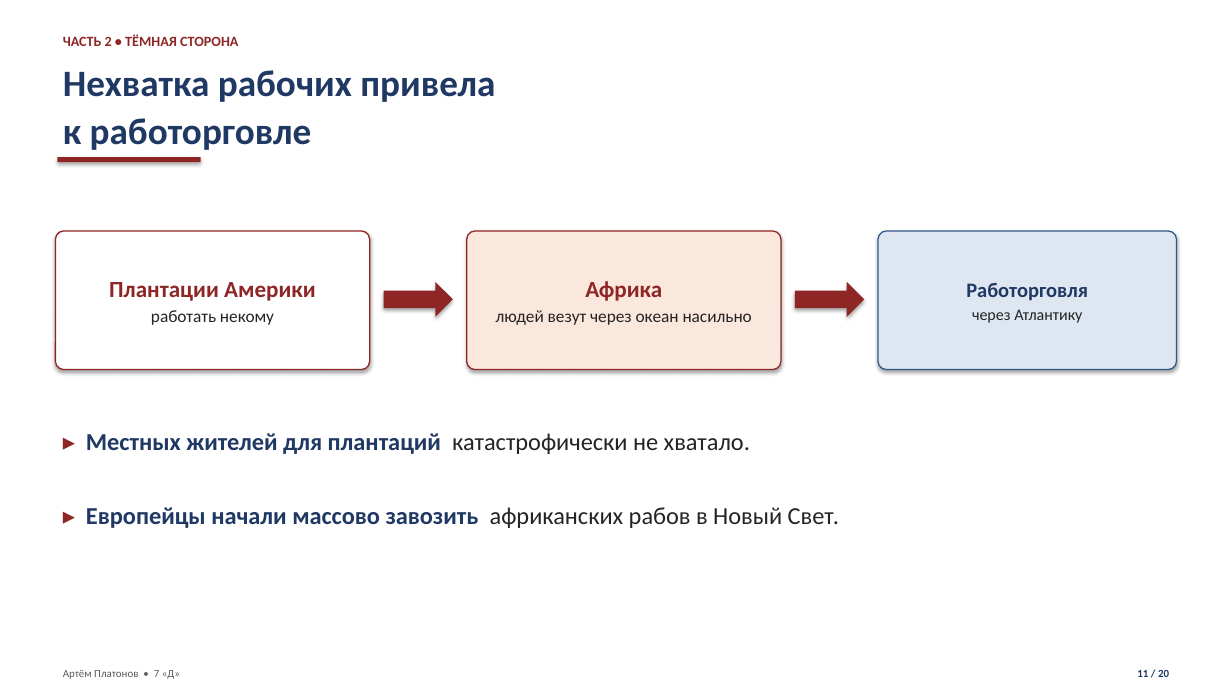
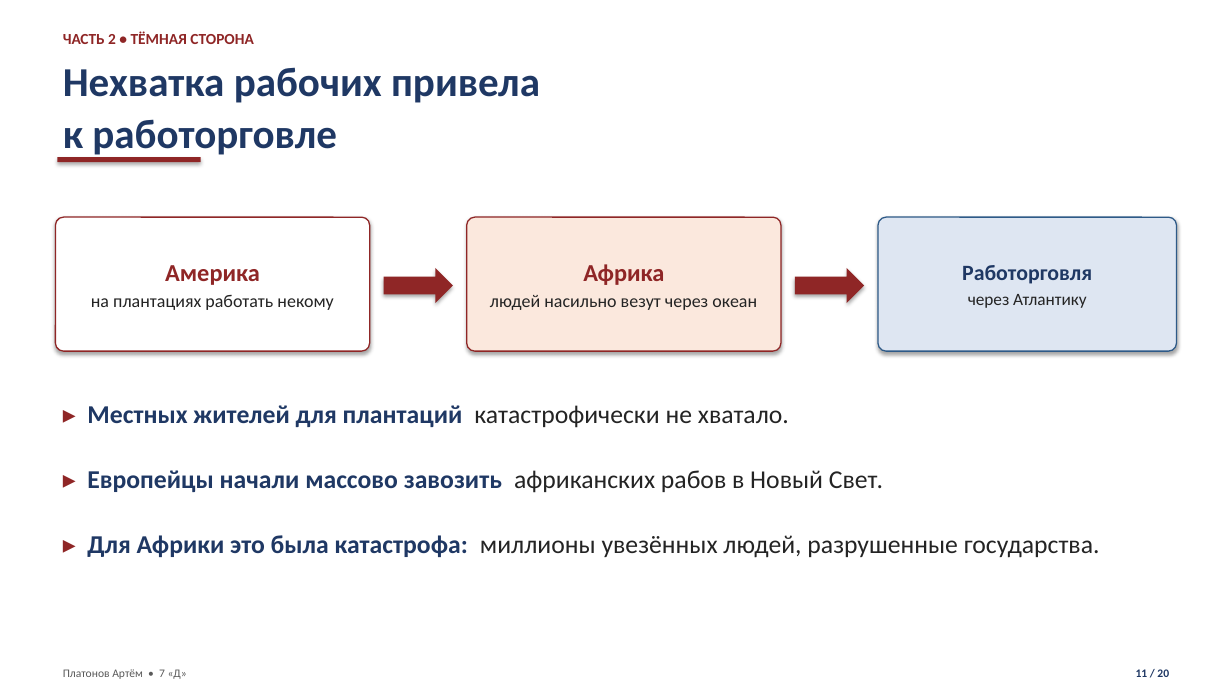
Before and after one commit to Artins200/slide, a slide deck: slide 11 of Великие_географические_открытия_Платонов_Артём_7Д.pptx. Drawn at 1232x693 pixels with LibreOffice and Linux fonts; fonts in the diff are those of the drawing; background and template pictures are left out. Boxes give left, top, right and bottom in pixels: in the first picture for what was removed or moved away, otherwise in the second. Text is boxed around its words. In the diff, an @@ line names an element or a change of style, - is before the commit and + after.

```diff
--- a/Великие_географические_открытия_Платонов_Артём_7Д.pptx
+++ b/Великие_географические_открытия_Платонов_Артём_7Д.pptx
@@ text "ЧАСТЬ 2 • ТЁМНАЯ СТОРОНА" at <box>63,31,253,44</box>: size 11 to 12 pt; line spacing 1.08 to 1.05 @@
@@ text "Нехватка рабочих привела к работорговле" at <box>63,67,540,158</box>: size 29 to 32 pt; line spacing 1.08 to 1.05 @@
@@ rounded rectangle "Америка": place and size @@
-rounded rectangle "Америка" at <box>55,231,370,370</box>
+rounded rectangle "Америка" at <box>55,217,370,351</box>
@@ rounded rectangle "Африка": place and size @@
-rounded rectangle "Африка" at <box>467,231,781,370</box>
+rounded rectangle "Африка" at <box>467,217,781,351</box>
@@ rounded rectangle "Работорговля": place and size @@
-rounded rectangle "Работорговля" at <box>878,231,1177,370</box>
+rounded rectangle "Работорговля" at <box>878,217,1177,351</box>
@@ rounded rectangle "Работорговля" at <box>878,217,1177,351</box>: size 16 to 17 pt in "Работорговля"; size 12.5 to 13.5 pt in "через Атлантику"; line spacing 1 to 1.05 @@
@@ text in rounded rectangle at <box>91,265,333,310</box>: text changed; size 18 to 14 pt; text colour #8F2626 to #242424; bold off @@
-Плантации Америки
-работать некому
+Америка
+на плантациях работать некому
@@ right arrow: place and size @@
-right arrow at <box>384,282,453,317</box>
+right arrow at <box>384,268,453,303</box>
@@ text in rounded rectangle at <box>583,264,664,285</box>: size 18 to 19 pt in "Африка" @@
@@ right arrow: place and size @@
-right arrow at <box>795,282,864,317</box>
+right arrow at <box>795,268,864,303</box>
@@ text in rounded rectangle at <box>490,295,757,310</box>: text changed; size 13.5 to 14 pt @@
-людей везут через океан насильно
+людей насильно везут через океан
@@ text "▸ Местных жителей для плантаций ...": place and size @@
-text "▸ Местных жителей для плантаций ..." at <box>86,433,750,454</box>
+text "▸ Местных жителей для плантаций ..." at <box>87,405,789,428</box>
@@ text "▸ Местных жителей для плантаций ..." at <box>87,405,789,428</box>: size 19 to 20 pt; line spacing 1.07 to 1.04 @@
@@ text "▸ Европейцы начали массово завозить ..." at <box>87,470,883,493</box>: size 19 to 20 pt; line spacing 1.07 to 1.04 @@
@@ text "▸ Европейцы начали массово завозить ...": place and size @@
-text "▸ Европейцы начали массово завозить ..." at <box>86,507,839,528</box>
+text "▸ Европейцы начали массово завозить ..." at <box>87,470,883,493</box>
@@ text added at <box>87,535,1100,558</box>, 20 pt, text #242424 @@
+▸ Для Африки это была катастрофа: миллионы увезённых людей, разрушенные государства.
@@ text at <box>63,669,187,679</box>: text changed; size 8.5 to 9 pt @@
-Артём Платонов • 7 «Д»
+Платонов Артём • 7 «Д»
@@ text "11 / 20" at <box>1136,669,1169,677</box>: size 8.5 to 9 pt; line spacing 1.08 to 1.05 @@
```
Also in this commit, not shown: 15 other slides changed, 4 slides added, 4 slides removed, 2 other files.
